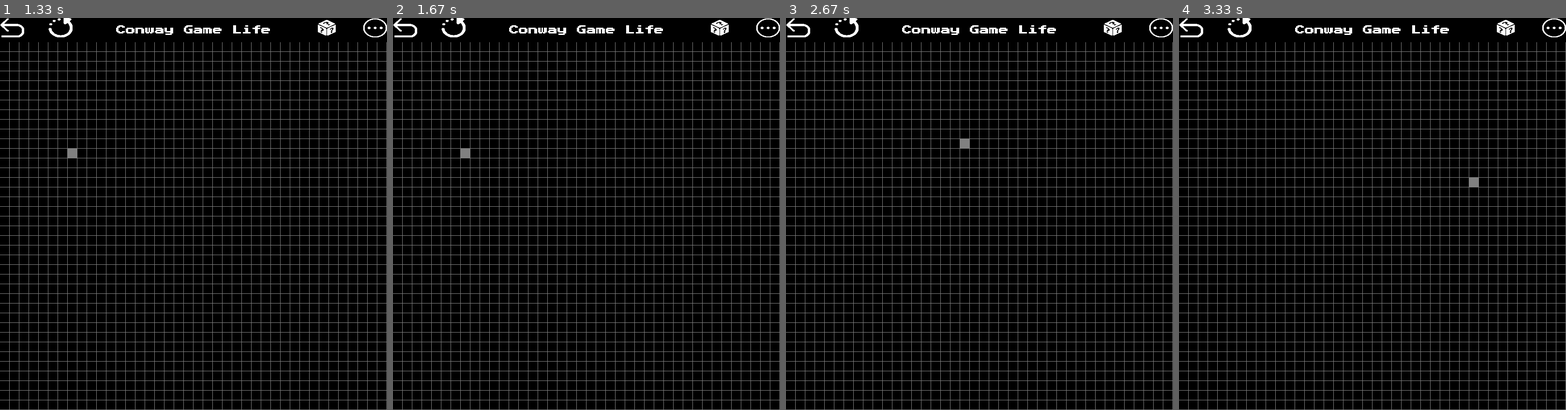
Above: before the commit, frames 1-4 (left to right).
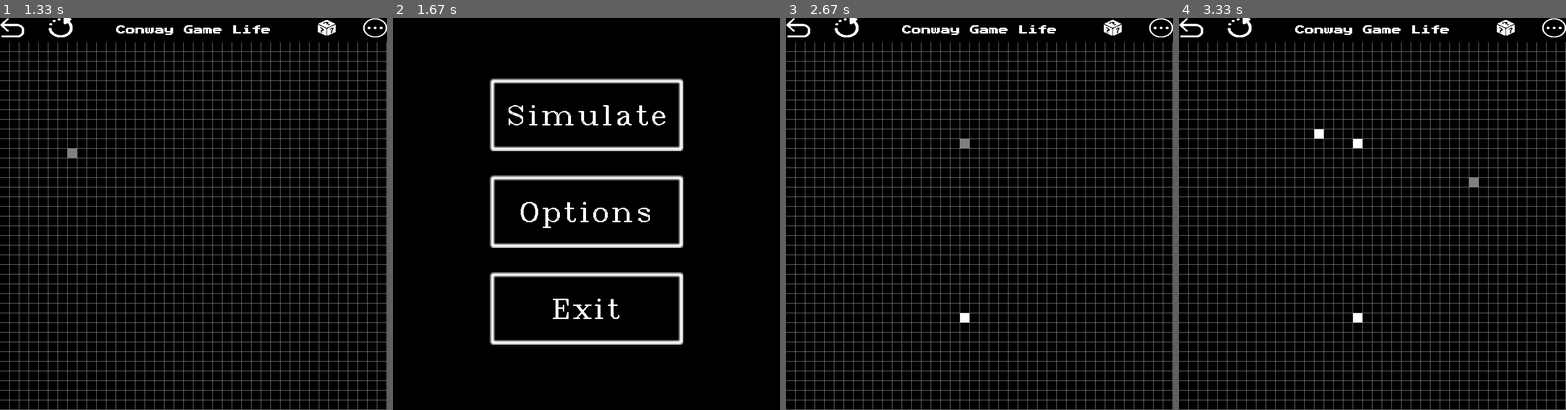
Above: after the commit, the same moments.

Repository: leodomingue/Conway-s-Game-of-Life-Pygame
Game: pygame game, started from app.py
Two runs of this game, one before a commit and one after it. Both use one fixed random seed, a clock stepped at 60 frames per second and the inputs below.
Inputs (mouse positions are in pixels of both pictures, inside the frame that each line leads up to):
- Up to frame 1 (1.33 s): click (193, 116) at 0.38 s; tap Space at 0.67 s; click (73, 155) at 1.08 s
- Up to frame 2 (1.67 s): hold Esc from 1.33 s (still down)
- Up to frame 3 (2.67 s): release Esc at 1.8 s; click (987, 80) at 1.88 s; click (960, 315) at 2.22 s; click (967, 147) at 2.55 s
- Up to frame 4 (3.33 s): click (1318, 131) at 2.88 s; click (1473, 178) at 3.22 s

Frame 1 is identical in both runs. In frame 2, 15% of the frame differs, in the area x 0-100%, y 0-100%; in frame 3, less than 0.1%; in frame 4, 0.2%.

Commit message:
Added random grid and few buttons

Diff:
--- a/app.py
+++ b/app.py
@@ -9,10 +9,11 @@
 
 pygame.init()
 
+
 class Button_Interface:
     """Represents a button """
 
-    def __init__(self, app, x_pos, y_pos, image_path):
+    def __init__(self, app, x_pos, y_pos, image_path, on_click=None):
         self.app = app
         self.x_pos = x_pos
         self.y_pos = y_pos
@@ -22,6 +23,7 @@
         self.image_hover = pygame.transform.scale(self.image_hover, (50, 40))
         self.rect = self.image.get_rect(topleft=(self.x_pos, self.y_pos))
         self.is_hovered = False
+        self.on_click = on_click
 
 
     def update_image(self):
@@ -35,11 +37,8 @@
         """Changes text color when hovered."""
         self.is_hovered = self.rect.collidepoint(position_mouse)
 
-    def handle_click(self, position_mouse):
-        """Handles the button click event."""
-        if self.rect.collidepoint(position_mouse):
-            print("a")
-
+    def handle_click(self):
+        self.on_click()
 
 
 
@@ -95,8 +94,6 @@
 
 
 
-
-
 class App:
     """Main application that initializes the game and handles user interactions."""
 
@@ -121,9 +118,47 @@
 
         self.font = pygame.font.Font("assets/font/PressStart2P-Regular.ttf", 20)
 
+    def create_interface(self):
+        pygame.draw.rect(self.screen, colors.BLACK, (0, 0, self.WINDOW_WIDTH, self.INTERFACE_HEIGHT))
+
+        text_input =  "Conway Game Life"
+        text = self.font.render(text_input, False, "WHITE")
+        text_rect = text.get_rect(center=(self.WINDOW_WIDTH//2, self.INTERFACE_HEIGHT//2))
+        self.screen.blit(text, text_rect)
+
+    def toggle_simulation(self):
+        if self.grid.is_running():
+            self.grid.stop()
+            self.FPS = 60
+        else:
+            self.grid.start()
+            self.FPS = 12
+
+    def clear_simulation(self):
+        self.grid.clear()
+        if self.grid.is_running() == True:
+            self.grid.start()
+            self.grid.stop()
+            self.FPS = 60
+
+    def back_menu(self):
+        self.FPS = 60
+        self.grid.stop()
+        self.clear_simulation()
+        return False
+
+    def nothing():
+        print("a")
+
+    def random_grid(self):
+        self.grid.stop()
+        self.grid.randomize()
+
+
     def run(self):
         """Runs the main menu loop."""
-        while True:
+        menu = True
+        while menu:
             self.screen.fill(colors.BLACK)
             MOUSE_POS = pygame.mouse.get_pos()
 
@@ -155,19 +190,12 @@
             pygame.display.update()
             self.clock.tick(self.FPS)
 
-    def create_interface(self):
-        pygame.draw.rect(self.screen, colors.BLACK, (0, 0, self.WINDOW_WIDTH, self.INTERFACE_HEIGHT))
-
-        text_input =  "Conway Game Life"
-        text = self.font.render(text_input, False, "WHITE")
-        text_rect = text.get_rect(center=(self.WINDOW_WIDTH//2, self.INTERFACE_HEIGHT//2))
-        self.screen.blit(text, text_rect)
-
 
 
     def run_simulation(self):
         """Runs the Game of Life simulation."""
-        while True:
+        simulation_running = True
+        while simulation_running:
             self.screen.fill(colors.GRAY)
             self.create_interface()
 
@@ -176,9 +204,9 @@
 
             #Create buttons
             MORE_BUTTON = Button_Interface(self, 750, 0, "assets/more/more")
-            RANDOM_BUTTON = Button_Interface(self, 650, 0, "assets/random/random")
-            BACK_BUTTON = Button_Interface(self, 0, 0, "assets/back/back")
-            CLEAR_BUTTON = Button_Interface(self, 100, 0, "assets/clear/clear")
+            RANDOM_BUTTON = Button_Interface(self, 650, 0, "assets/random/random", self.random_grid)
+            BACK_BUTTON = Button_Interface(self, 0, 0, "assets/back/back", self.back_menu)
+            CLEAR_BUTTON = Button_Interface(self, 100, 0, "assets/clear/clear", self.clear_simulation)
 
 
             for button in [MORE_BUTTON,RANDOM_BUTTON,BACK_BUTTON,CLEAR_BUTTON]:
@@ -193,22 +221,20 @@
 
                 if event.type == pygame.KEYDOWN:
                     if event.key == pygame.K_SPACE:
-                        if self.grid.is_running():
-                            self.grid.stop()
-                            self.FPS = 60
-                        else:
-                            self.grid.start()
-                            self.FPS = 12
+                        self.toggle_simulation()
+
                     if event.key == pygame.K_ESCAPE:
-                        self.grid.clear()
-                        if self.grid.is_running() == False:
-                            self.grid.start()
-                            self.grid.stop()
+                        simulation_running = self.back_menu()
+
 
                 if event.type == pygame.MOUSEBUTTONDOWN:
                     if MOUSE_POS[1] <50:
                         for button in [MORE_BUTTON,RANDOM_BUTTON,BACK_BUTTON,CLEAR_BUTTON]:
-                            button.handle_click(MOUSE_POS)
+                            if button.rect.collidepoint(MOUSE_POS):
+                                if button == BACK_BUTTON:
+                                    simulation_running = button.handle_click()
+                                else:
+                                    button.handle_click()
                     else:
                         adjusted_mouse_pos = (MOUSE_POS[0], MOUSE_POS[1] - self.INTERFACE_HEIGHT)
                         self.grid.handle_mouse_click(adjusted_mouse_pos)
--- a/life_engine.py
+++ b/life_engine.py
@@ -1,6 +1,7 @@
 from grid import Grid
 import COLORS as colors
 import pygame
+import random
 class Engine:
 
     """This class handles the logic for Conway's Game of Life."""
@@ -101,3 +102,8 @@
 
         if 0 <= row < self.rows and 0 <= col < self.cols:
             pygame.draw.rect(window, colors.GRAY, (col* self.cell_size, row *self.cell_size+self.interface_height, self.cell_size-1, self.cell_size-1))
+
+    def randomize(self):
+        for row in range(self.rows):
+            for col in range(self.cols):
+                self.cells_grid[row][col] = random.choice([0, 1])
